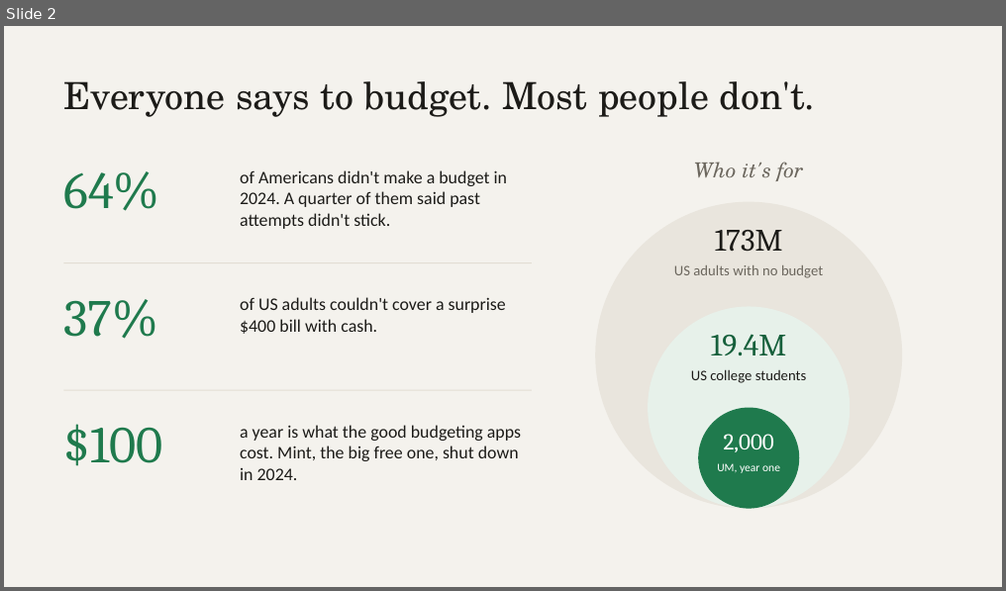
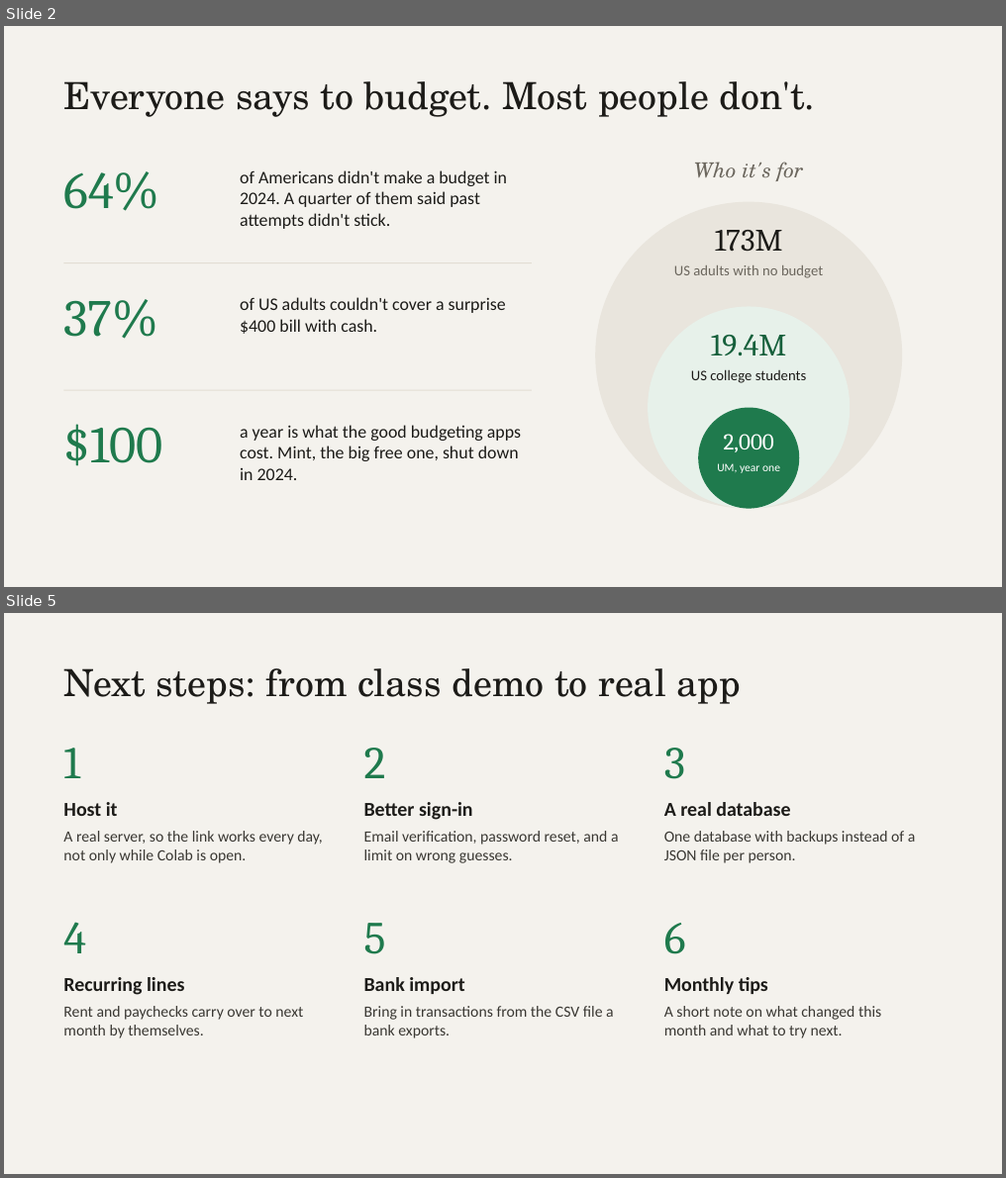
Before and after one commit to sourypink/Sliced-Bread, a slide deck: Sliced Bread.pptx. Shown one above the other, each under a label of ours: slide 2 before the commit, slides 2 and 5 after it; the slides between them are not shown. The pictures are 1006x591 and 1006x1178 pixels, drawn with LibreOffice and Linux fonts; fonts in the diff are those of the drawing; background and template pictures are left out. Boxes give left, top, right and bottom in pixels: in the first picture for what was removed or moved away, otherwise in the second. Text is boxed around its words. In the diff, an @@ line names an element or a change of style, - is before the commit and + after.

```diff
--- a/Sliced Bread.pptx
+++ b/Sliced Bread.pptx
@@ slide 5 added at (4,613,1002,1174), background #F4F2ED @@
@@ text added at (63,668,740,704), 36 pt, text #1C1B18 @@
+Next steps: from class demo to real app
@@ text added at (63,748,80,778), 44 pt, text #1F7A4D @@
+1
@@ text added at (364,748,386,778), 44 pt, text #1F7A4D @@
+2
@@ text added at (664,748,685,779), 44 pt, text #1F7A4D @@
+3
@@ text added at (63,802,118,816), 19 pt, text #1C1B18, bold @@
+Host it
@@ text added at (364,802,473,820), 19 pt, text #1C1B18, bold @@
+Better sign-in
@@ text added at (664,802,790,816), 19 pt, text #1C1B18, bold @@
+A real database
@@ text added at (63,831,322,863), 15 pt, text #3A3833 @@
+A real server, so the link works every day, not only while Colab is open.
@@ text added at (364,831,619,863), 15 pt, text #3A3833 @@
+Email verification, password reset, and a limit on wrong guesses.
@@ text added at (664,831,916,863), 15 pt, text #3A3833 @@
+One database with backups instead of a JSON file per person.
@@ text added at (63,922,86,954), 44 pt, text #1F7A4D @@
+4
@@ text added at (364,923,386,955), 44 pt, text #1F7A4D @@
+5
@@ text added at (664,923,686,955), 44 pt, text #1F7A4D @@
+6
@@ text added at (63,977,184,995), 19 pt, text #1C1B18, bold @@
+Recurring lines
@@ text added at (364,977,464,994), 19 pt, text #1C1B18, bold @@
+Bank import
@@ text added at (664,977,768,994), 19 pt, text #1C1B18, bold @@
+Monthly tips
@@ text added at (63,1006,303,1039), 15 pt, text #3A3833 @@
+Rent and paychecks carry over to next month by themselves.
@@ text added at (364,1006,614,1039), 15 pt, text #3A3833 @@
+Bring in transactions from the CSV file a bank exports.
@@ text added at (664,1006,881,1039), 15 pt, text #3A3833 @@
+A short note on what changed this month and what to try next.
```
Also in this commit, not shown: 3 slides changed.
